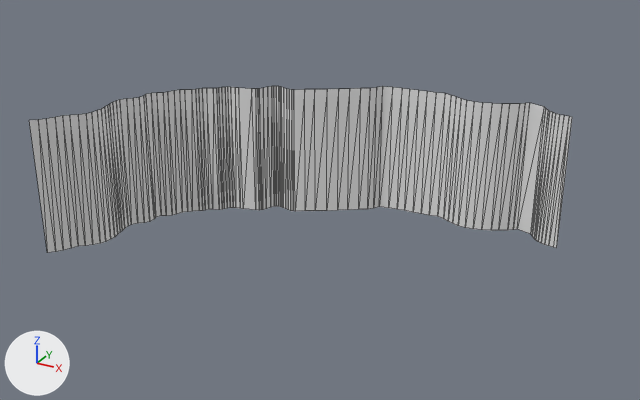
What one commit did to the FBX model CannonBall/CannonBall/assets/Terrain/KungFuLevelTerrain/MountainCage.fbx.
Rendered twice from a 50 mm lens placed at (7.3, -10.47, 4.83), pointed at (2.08, -0.98, 0.09). Lighting does not change. The marker at lower left points along +X, +Y and +Z. Mesh edges are drawn as thin lines.
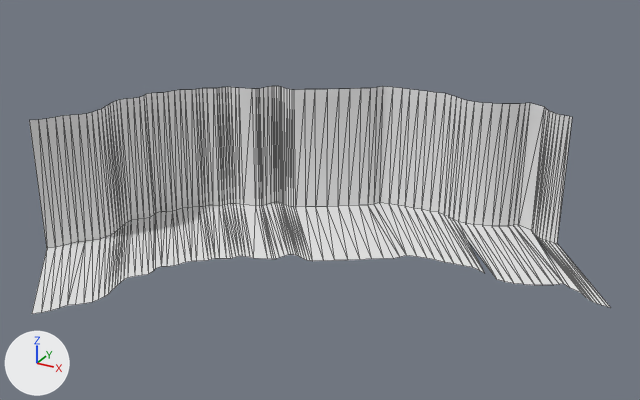
The change, as a list of edits to the scene's bpy script:
```text
Change me_plane_001:
    used by ob_plane; location = (0.0, 0.0, 0.0)
    remove me_plane_001.from_pydata(...)  # 196 vertices, 194 faces; spans x -1.64..4.74, y -2.35..1.68, z -1.0..1.0
    add me_plane_001.from_pydata(...)  # 392 vertices, 388 faces; spans x -1.64..5.81, y -3.71..1.68, z -1.0..1.0
    me_plane_001 part 1: a new loose piece of 196 vertices spanning x -1.64..5.81, y -3.71..1.68, z -1.0..-0.93
```

Where the change shows, as pixel boxes (x1, y1, x2, y2) in the pictures (640 x 400 px):
'Plane', reshaped (7% wider, 36% taller): before (29, 86, 572, 253); after (29, 86, 611, 314)
part 1 of me_plane_001, added: after (32, 202, 611, 314)
